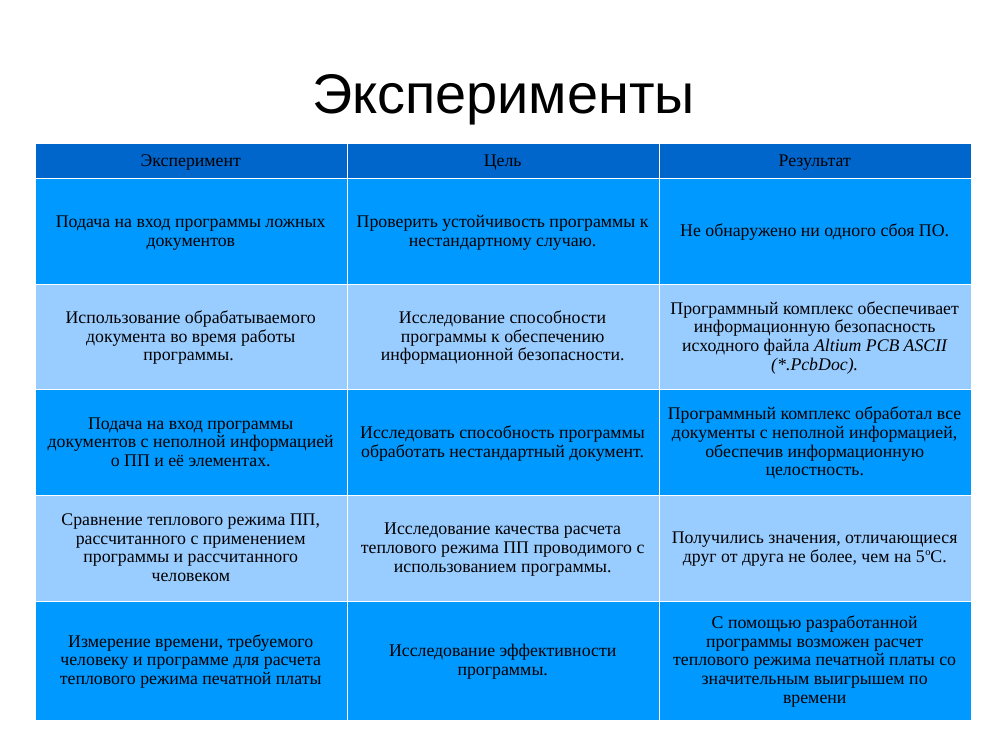
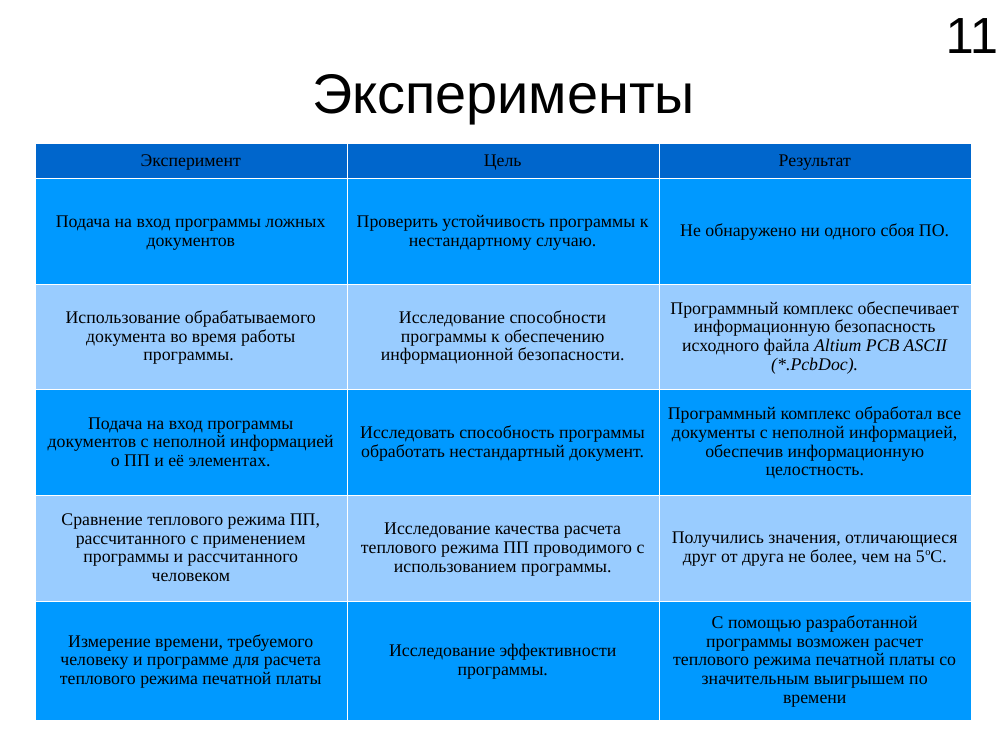
Before and after one commit to yagodar/altium-visualization-tool, a slide deck: slide 12 of data/documents/dissertation/yagodarov/ПрезентацияPP.ppt (slide 11 before the commit). Drawn at 1008x756 pixels with LibreOffice and Linux fonts; fonts in the diff are those of the drawing. Boxes give left, top, right and bottom in pixels: in the first picture for what was removed or moved away, otherwise in the second. Text is boxed around its words. In the diff, an @@ line names an element or a change of style, - is before the commit and + after.

```diff
--- a/data/documents/dissertation/yagodarov/ПрезентацияPP.ppt
+++ b/data/documents/dissertation/yagodarov/ПрезентацияPP.ppt
@@ text added at [946, 18, 999, 53], 40 pt, text #000000 @@
+11
```
Also in this commit, not shown: 10 other slides changed, 1 slide added, 5 other files.
